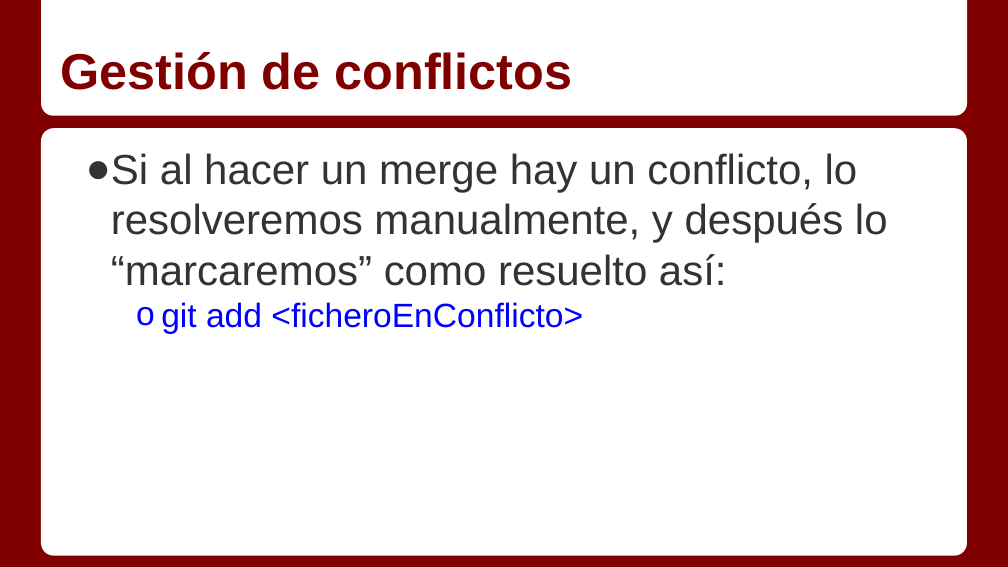
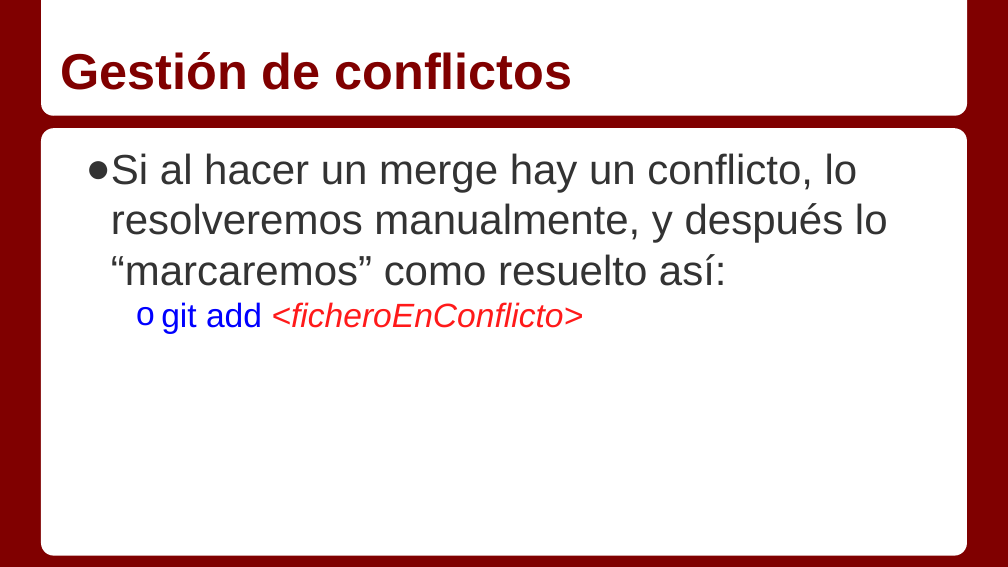
Before and after one commit to Gmuela/CursoJava, a slide deck: slide 22 of Git/GIT.pptx (slide 36 before the commit). Drawn at 1008x567 pixels with LibreOffice and Linux fonts; fonts in the diff are those of the drawing. Boxes give left, top, right and bottom in pixels: in the first picture for what was removed or moved away, otherwise in the second. Text is boxed around its words. In the diff, an @@ line names an element or a change of style, - is before the commit and + after.

```diff
--- a/Git/GIT.pptx
+++ b/Git/GIT.pptx
@@ text at box(161, 302, 583, 334): text colour #0000FF to #FF1A1A, italic on in "<ficheroEnConflicto>" @@
```
Also in this commit, not shown: 7 other slides changed, 1 slide added, 17 slides removed, 6 other files.
